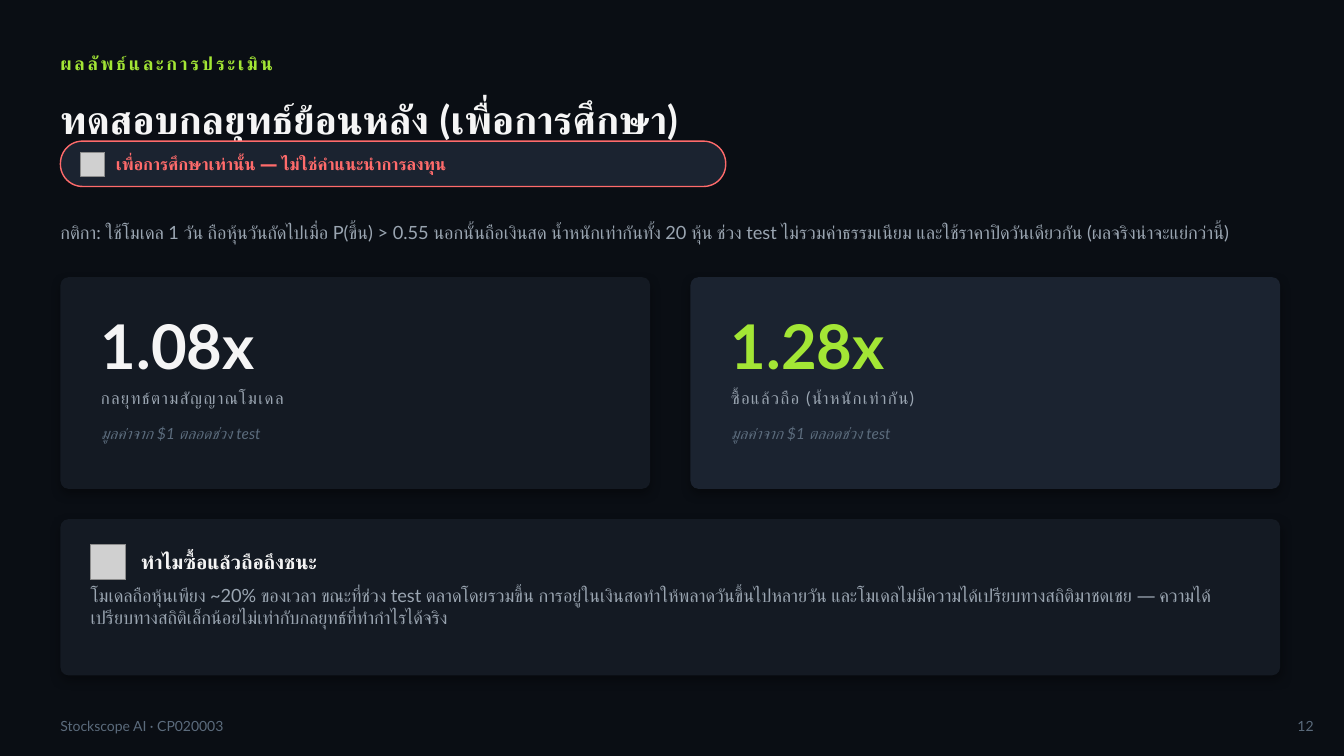
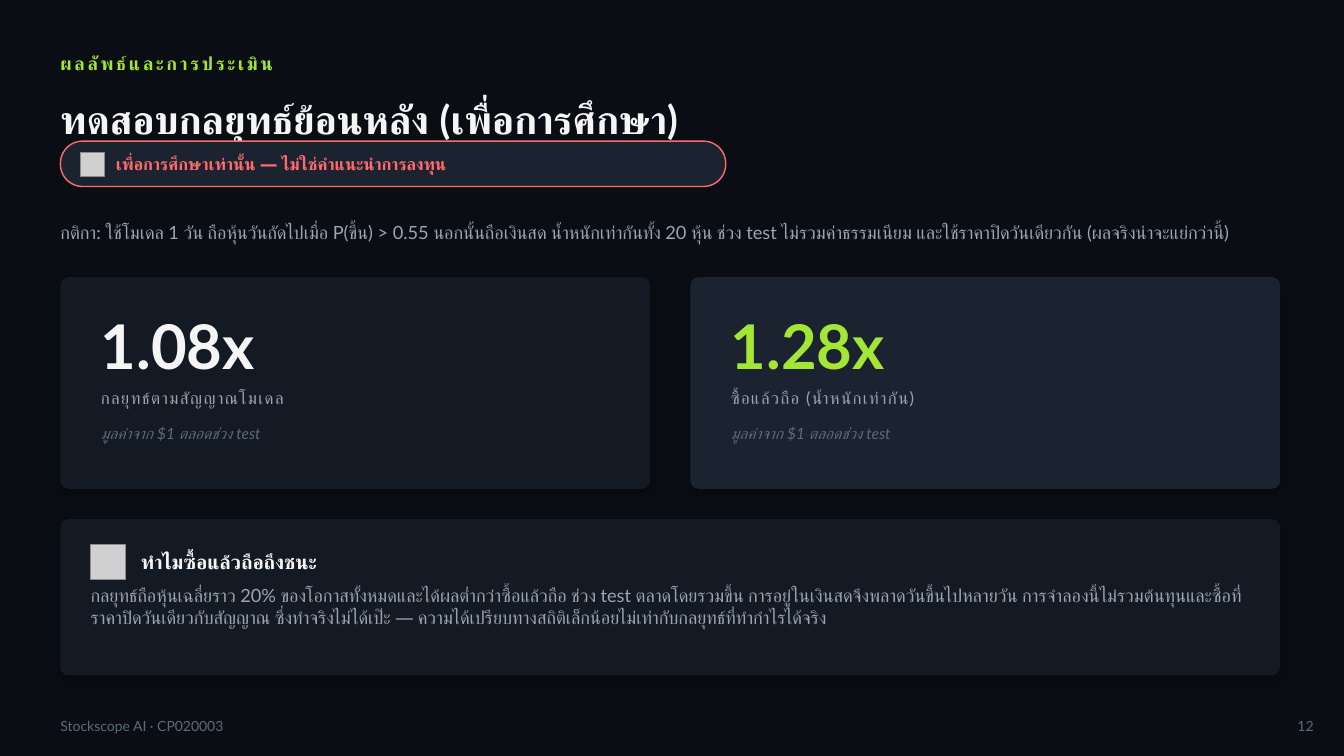
Before and after one commit to txphichatwanich19-rgb/stockscope, a slide deck: slide 12 of ml/stock_direction_presentation.pptx. Drawn at 1344x756 pixels with LibreOffice and Linux fonts; fonts in the diff are those of the drawing; grey boxes stand for pictures. Boxes give left, top, right and bottom in pixels: in the first picture for what was removed or moved away, otherwise in the second. Text is boxed around its words. In the diff, an @@ line names an element or a change of style, - is before the commit and + after.

```diff
--- a/ml/stock_direction_presentation.pptx
+++ b/ml/stock_direction_presentation.pptx
@@ text at [91, 588, 1241, 629]: text changed @@
-โมเดลถือหุ้นเพียง ~20% ของเวลา ขณะที่ช่วง test ตลาดโดยรวมขึ้น การอยู่ในเงินสดทำให้พลาดวันขึ้นไปหลายวัน และโมเดลไม่มีความได้เปรียบทางสถิติมาชดเชย — ความได้เปรียบทางสถิติเล็กน้อยไม่เท่ากับกลยุทธ์ที่ทำกำไรได้จริง
+กลยุทธ์ถือหุ้นเฉลี่ยราว 20% ของโอกาสทั้งหมดและได้ผลต่ำกว่าซื้อแล้วถือ ช่วง test ตลาดโดยรวมขึ้น การอยู่ในเงินสดจึงพลาดวันขึ้นไปหลายวัน การจำลองนี้ไม่รวมต้นทุนและซื้อที่ราคาปิดวันเดียวกับสัญญาณ ซึ่งทำจริงไม่ได้เป๊ะ — ความได้เปรียบทางสถิติเล็กน้อยไม่เท่ากับกลยุทธ์ที่ทำกำไรได้จริง
```
Also in this commit, not shown: 7 other slides changed, 3 other files.
